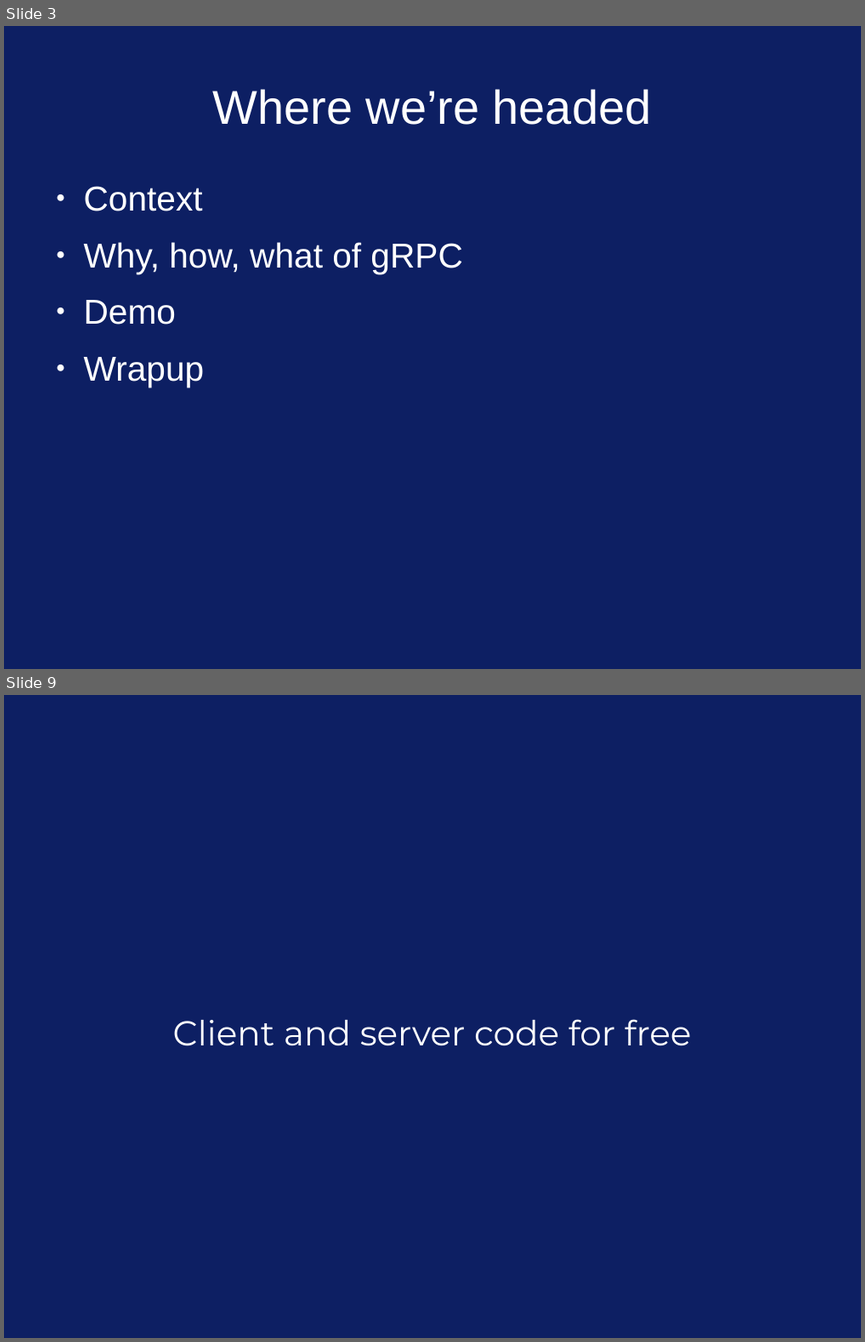
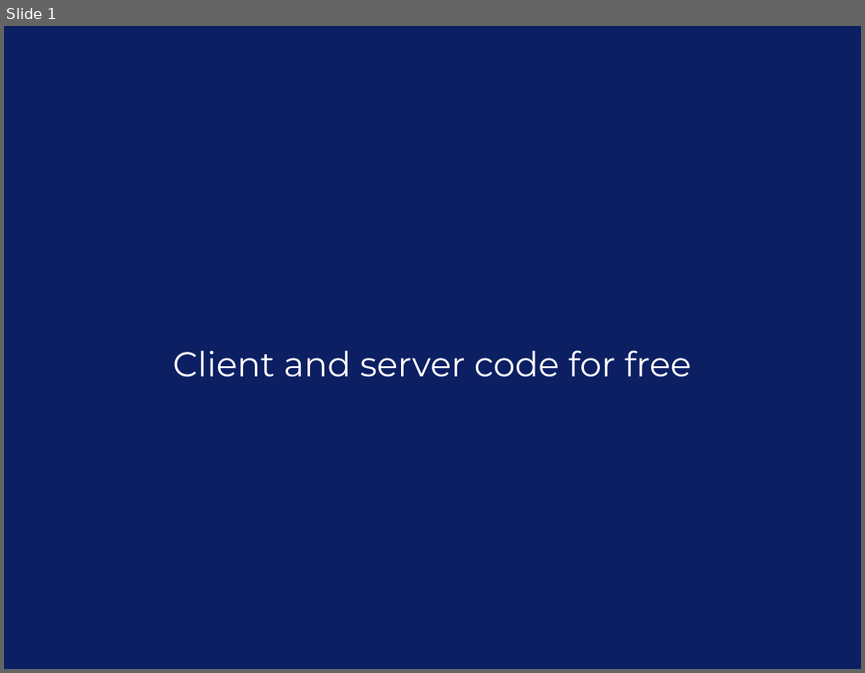
Before and after one commit to patrickboland4/grpc_talk, a slide deck: grpc_slides.odp. Shown one above the other, each under a label of ours: slides 3 and 9 before the commit, slide 1 after it; the slides between them are not shown. The pictures are 865x1342 and 865x673 pixels, drawn with LibreOffice and Linux fonts; fonts in the diff are those of the drawing. Boxes give left, top, right and bottom in pixels: in the first picture for what was removed or moved away, otherwise in the second. Text is boxed around its words. In the diff, an @@ line names an element or a change of style, - is before the commit and + after.

Commit message:
a number of important changes involving up to explanation of what gRPC is and how to use it

```diff
--- a/grpc_slides.odp
+++ b/grpc_slides.odp
@@ slide 3 removed at box(4, 26, 861, 669), background #0D1F63 @@
@@ title removed at box(213, 89, 651, 125) @@
-Where we’re headed
@@ text removed at box(84, 186, 462, 387) @@
-● Context
-● Why, how, what of gRPC
-● Demo
-● Wrapup
@@ what was slide 9 is now slide 1 @@
```
Also in this commit, not shown: 7 other slides removed, 4 other files.
